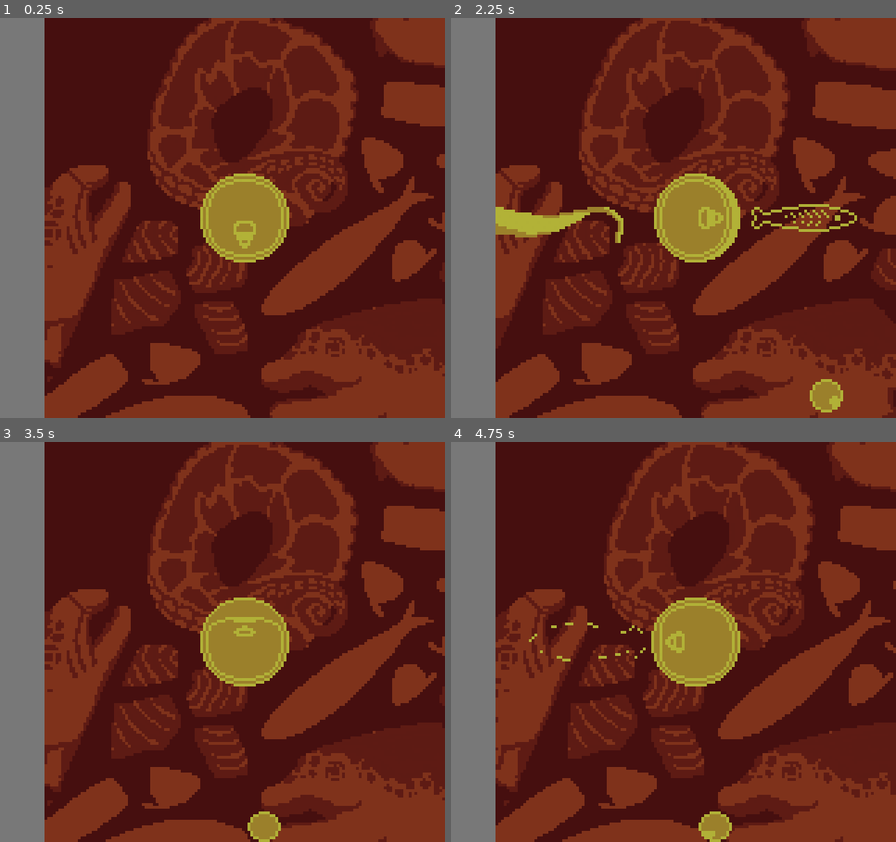
Above: before the commit, frames 1-4 (two rows, left to right).
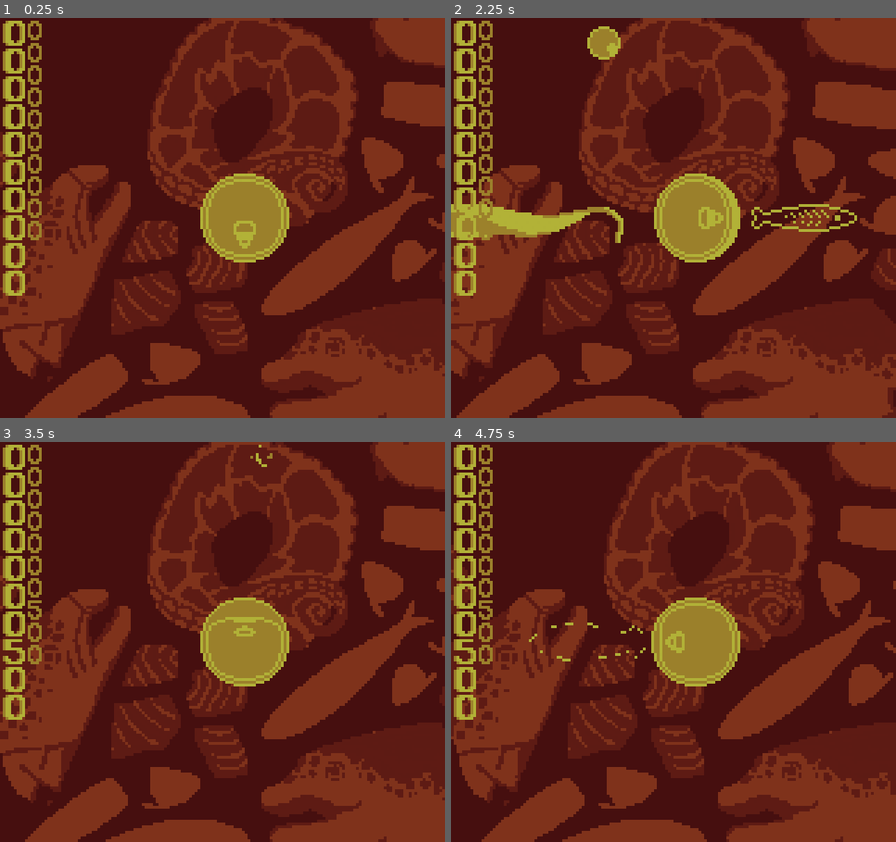
Above: after the commit, the same moments.

Repository: sym-z/gbjam-12
Game: Godot game, scene res://scenes/load_scene.tscn
Two runs of this game, one before a commit and one after it. Both use one fixed random seed, a clock stepped at 60 frames per second and the inputs below.
Inputs:
- Up to frame 1 (0.25 s): no input
- Up to frame 2 (2.25 s): tap Enter (START) at 0.5 s; hold D (DPAD-RIGHT) 0.53-1.28 s; tap L (A) at 0.6, 1.55, 2.1 s; tap K (B) at 0.8, 1.35 s; hold S (DPAD-DOWN) 1.28-2.03 s; hold D (DPAD-RIGHT) from 2.03 s (still down)
- Up to frame 3 (3.5 s): tap K (B) at 2.3, 2.85 s; release D (DPAD-RIGHT) at 2.78 s; hold W (DPAD-UP) from 2.78 s (still down); tap L (A) at 3.05 s
- Up to frame 4 (4.75 s): release W (DPAD-UP) at 3.53 s; hold A (DPAD-LEFT) from 3.53 s (still down); tap Shift (SELECT) at 3.6 s; tap K (B) at 3.8 s; tap Enter (START) at 4.25, 4.35 s; tap L (A) at 4.55 s

The runs differ from the first frame. In frame 1, 10% of the frame differs, in the area x 0-10%, y 0-100%; in frame 2, 11%, in the area x 0-89%, y 0-100%; in frame 3, 10%; in frame 4, 10%.

Commit message:
Hud all done, better starting variance

Diff:
--- a/game-files/scenes/level_one.tscn
+++ b/game-files/scenes/level_one.tscn
@@ -1,11 +1,13 @@
-[gd_scene load_steps=9 format=3 uid="uid://d164o0t7vod04"]
+[gd_scene load_steps=11 format=3 uid="uid://d164o0t7vod04"]
 
 [ext_resource type="Script" path="res://scripts/level_one.gd" id="1_bmkg0"]
 [ext_resource type="Texture2D" uid="uid://dfj4l37vw4fiq" path="res://sprites/title_2.png" id="2_fo3mq"]
+[ext_resource type="Texture2D" uid="uid://bgpjtt26hoyft" path="res://sprites/hud_reference.png" id="2_pooct"]
 [ext_resource type="Script" path="res://scripts/Tween.gd" id="2_r4d43"]
 [ext_resource type="PackedScene" uid="uid://cf6ar5dxqu7h2" path="res://scenes/goodguy.tscn" id="3_6i0ce"]
+[ext_resource type="FontFile" uid="uid://ddp7ms5o882hh" path="res://tilesets/large.png" id="3_8oh36"]
+[ext_resource type="FontFile" uid="uid://c3ogr0b34lgr" path="res://tilesets/small.png" id="4_fbjmb"]
 [ext_resource type="Texture2D" uid="uid://drss4k4hdm2rj" path="res://sprites/dummy-enemy.png" id="5_cdm3v"]
-[ext_resource type="Texture2D" uid="uid://cyiqfbqejxr5u" path="res://sprites/hud_block.png" id="5_hwlwj"]
 
 [sub_resource type="SpriteFrames" id="SpriteFrames_s2qrt"]
 animations = [{
@@ -24,7 +26,7 @@
 }
 point_count = 65
 
-[node name="Level One" type="Node2D" node_paths=PackedStringArray("player", "Nmark", "Smark", "Emark", "Wmark", "spawn_clock", "path")]
+[node name="Level One" type="Node2D" node_paths=PackedStringArray("player", "Nmark", "Smark", "Emark", "Wmark", "spawn_clock", "path", "score_text", "h_score_text")]
 script = ExtResource("1_bmkg0")
 player = NodePath("Good Guy")
 Nmark = NodePath("Markers/NORTH")
@@ -35,6 +37,47 @@
 spawn_clock = NodePath("Spawn Timer")
 path = NodePath("Worse Guy Path")
 delta_spawn = 0.1
+score_text = NodePath("HUD/Score/RichTextLabel")
+h_score_text = NodePath("HUD/High Score/RichTextLabel")
+
+[node name="HUD" type="Control" parent="."]
+layout_mode = 3
+anchors_preset = 0
+offset_right = 40.0
+offset_bottom = 40.0
+
+[node name="HudBlock" type="Sprite2D" parent="HUD"]
+visible = false
+z_index = 1
+position = Vector2(8, 72)
+texture = ExtResource("2_pooct")
+
+[node name="Score" type="VBoxContainer" parent="HUD"]
+layout_mode = 0
+offset_right = 9.0
+offset_bottom = 100.735
+
+[node name="RichTextLabel" type="RichTextLabel" parent="HUD/Score"]
+z_index = 2
+layout_mode = 2
+theme_override_fonts/normal_font = ExtResource("3_8oh36")
+theme_override_font_sizes/normal_font_size = 10
+text = "0000000000"
+fit_content = true
+
+[node name="High Score" type="VBoxContainer" parent="HUD"]
+layout_mode = 0
+offset_left = 9.0
+offset_right = 15.0
+offset_bottom = 81.0
+
+[node name="RichTextLabel" type="RichTextLabel" parent="HUD/High Score"]
+z_index = 3
+layout_mode = 2
+theme_override_fonts/normal_font = ExtResource("4_fbjmb")
+theme_override_font_sizes/normal_font_size = 8
+text = "00000000000"
+fit_content = true
 
 [node name="Tween" type="Control" parent="." node_paths=PackedStringArray("tex")]
 layout_mode = 3
@@ -99,9 +142,4 @@
 scale = Vector2(1, 0.965648)
 curve = SubResource("Curve2D_bbhxf")
 
-[node name="HudBlock" type="Sprite2D" parent="."]
-z_index = 1
-position = Vector2(8, 72)
-texture = ExtResource("5_hwlwj")
-
 [connection signal="timeout" from="Spawn Timer" to="." method="_on_spawn_timer_timeout"]
--- a/game-files/scripts/bad_guy.gd
+++ b/game-files/scripts/bad_guy.gd
@@ -1,8 +1,10 @@
 extends Node2D
+
 @export var sprite : AnimatedSprite2D
 @export var direction : Vector2 = Vector2.ZERO
 @export var damage : int = 1
 @export var health : int = 1
+
 ## How much score is alloted for killing this enemy
 @export var score_value : int = 250
 ## How often difficulty tick happens
--- a/game-files/scripts/globals.gd
+++ b/game-files/scripts/globals.gd
@@ -16,7 +16,7 @@
 var CAN_CHANGE : bool = true
 var timer
 
-
+var HIGH_SCORE : int = 0
 ### TO FIGURE OUT DIRECTION OF SPAWN ###
 enum DIR {NORTH, SOUTH, EAST, WEST}
 var filled_gates = {
--- a/game-files/scripts/goodguy.gd
+++ b/game-files/scripts/goodguy.gd
@@ -71,8 +71,12 @@
 
 @export var bg : Control
 
-
+## Node for score text
+@export var score_text : RichTextLabel
+## Node for high score text
+@export var h_score_text : RichTextLabel
 func _ready():
+
 	sprite.animation = 'default'
 	sprite.frame = 0
 	### HOLDS GUNS TO MAKE FIRING CODE EASIER ###
@@ -171,6 +175,7 @@
 	if Globals.LIVES == 0:
 		# GAME OVER
 		Globals.reset_difficulty()
+		#Globals.HIGH_SCORE = 0
 	else:
 		# RESTART LEVEL
 		Globals.LIVES -= 1
@@ -223,16 +228,24 @@
 				bg.shake(aim_dir)
 		### SEE WHAT IT HIT ###
 		var target = curr_gun.get_collider()
+## SOURCE: https://forum.godotengine.org/t/random-beginner-question-add-0-before-single-timer-digit/11688/3
 		if target and target.is_in_group("Enemies"):
 			# Damage Enemy
 			#print("Enemy Hit")
 			# Isolate the root node of the enemy, and apply damage to its health
 			Globals.KILLS += 1
 			target.owner.hurt(damage)
+			## CHANGE TEXT ON SCORE
+			score_text.text = "%010d" % Globals.SCORE
+			print(score_text.text)
+			## CHANGE TEXT ON HIGH SCORE
+			if Globals.SCORE > Globals.HIGH_SCORE:
+				Globals.HIGH_SCORE = Globals.SCORE
+			h_score_text.text = "%010d" % Globals.HIGH_SCORE
 
 			#print(Globals.KILLS)
 		else:
-			#print("Enemy Miss")
+
 			pass
 
 func restart_level():
--- a/game-files/scripts/level_one.gd
+++ b/game-files/scripts/level_one.gd
@@ -42,12 +42,24 @@
 
 @export var delta_spawn : float = 0.05 # Amount that spawn interval decreases every 10 kills
 
+## Node for score text
+@export var score_text : RichTextLabel
+## Node for high score text
+@export var h_score_text : RichTextLabel
 
 func _ready():
 	position_actors()
 	### HOLD MARKERS IN ARRAY ###
 	spawn_arr = [Nmark, Smark, Emark, Wmark]
 	total_spawns = spawn_arr.size()
+	h_score_text.text = "%010d" % Globals.HIGH_SCORE
+	score_text.text = "%010d" % Globals.SCORE
+	Globals.filled_gates = {
+	DIR.NORTH : 0,
+	DIR.SOUTH : 0,
+	DIR.EAST  : 0,
+	DIR.WEST  : 0
+	}
 
 func _process(_delta):
 	pass
@@ -78,6 +90,10 @@
 	# WEST SPAWNER #
 	Wmark.position.x = -spwn_offset + 16 #ALERT CHANGE THIS
 	Wmark.position.y = CENTERY
+
+	## SET UP SCORE TEXT LINK BETWEEN PLAYER AND TEXT BOX
+	player.score_text = score_text
+	player.h_score_text = h_score_text
 
 func spawn_enemy():
 	# EVENTUALLY WILL DO RANDOM SPAWN AT RANDOM TIMES, WITH SPLINES FOR THE SPECIAL FAST ENEMIES
--- a/game-files/scripts/radial_guy.gd
+++ b/game-files/scripts/radial_guy.gd
@@ -55,7 +55,7 @@
 	position = Vector2(CENTERX,CENTERY)
 	body.position = Vector2(radius, 0)
 
-	var init_rot = randi_range(0,60)
+	var init_rot = randi_range(0,250)
 	rotation_degrees = init_rot
 	sprite.rotation_degrees -= init_rot
 
--- a/game-files/scripts/worse_guy.gd
+++ b/game-files/scripts/worse_guy.gd
@@ -24,7 +24,8 @@
 
 
 func _ready():
-	pass
+	## Variance in starting position
+	progress = randi_range(0,250)
 
 func _process(delta):
 	move(delta)
@@ -38,12 +39,13 @@
 		print(Globals.KILLS)
 		if Globals.KILLS % difficulty_tick == 0 and Globals.KILLS != 0 and Globals.CAN_CHANGE: # Every tenth kill,
 			Globals.raise_difficulty(delta_score)
-		Globals.SCORE = Globals.SCORE + score_value + Globals.SCORE_BUFF
+		#Globals.SCORE = Globals.SCORE + score_value + Globals.SCORE_BUFF
 		print("Score: ", Globals.SCORE)
 	queue_free()
 
 func hurt(dam):
 	health -= dam
+	Globals.SCORE = Globals.SCORE + score_value + Globals.SCORE_BUFF
 	if health <= 0:
 		sprite.animation = 'death'
 		sprite.play()
Binary file added: game-files/sprites/hud_reference.png
Not shown, added: game-files/sprites/hud_reference.png.import
Binary file added: game-files/tilesets/large.png
Not shown, added: game-files/tilesets/large.png.import
Binary file added: game-files/tilesets/small.png
Not shown, added: game-files/tilesets/small.png.import
Not shown, changed: DESIGN.md
